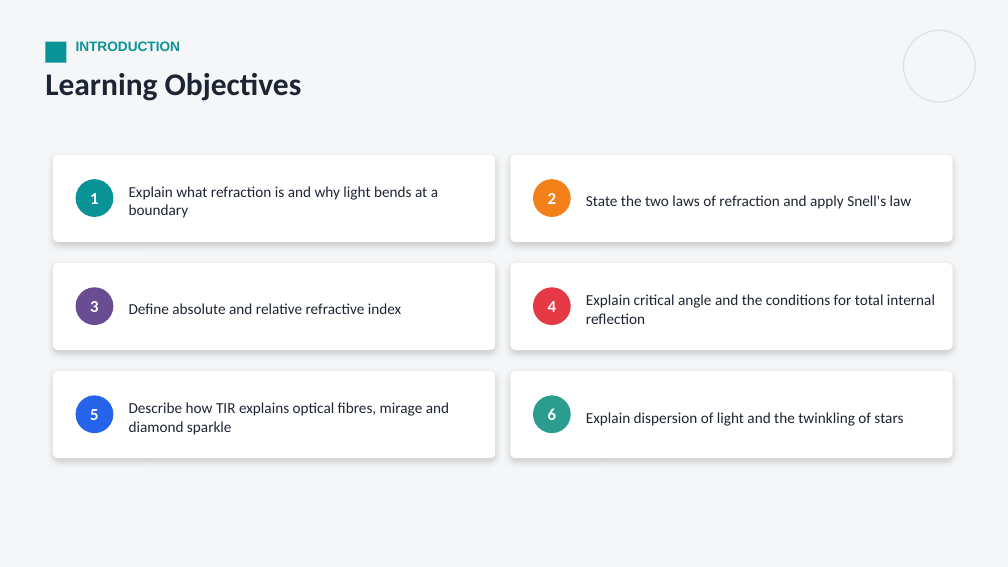
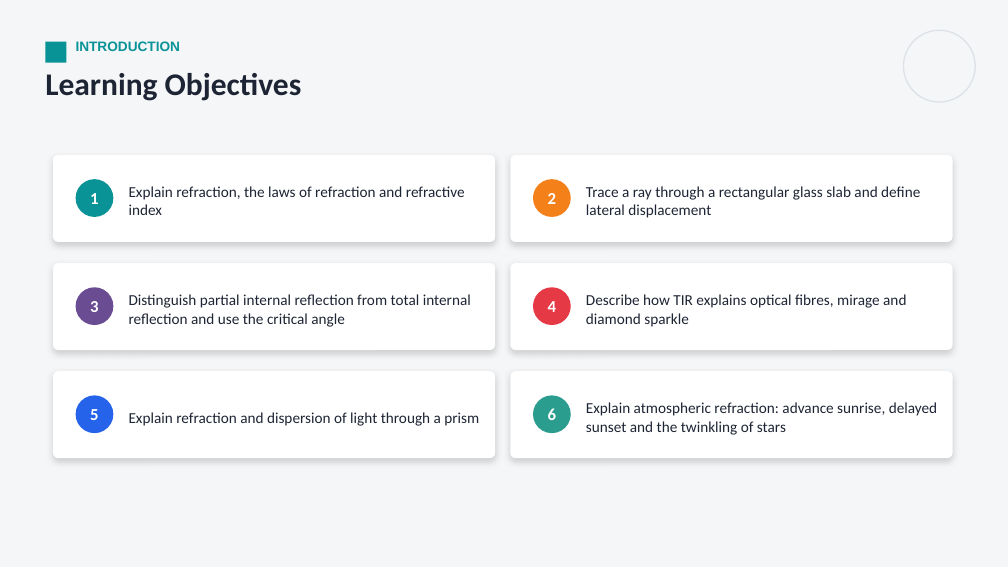
Before and after one commit to parmeshwars2911/MyFirstAR, a slide deck: slide 2 of ppt/MH_Grade10/MH10_S28_Refraction_of_Light.pptx. Drawn at 1008x567 pixels with LibreOffice and Linux fonts; fonts in the diff are those of the drawing. Boxes give left, top, right and bottom in pixels: in the first picture for what was removed or moved away, otherwise in the second. Text is boxed around its words. In the diff, an @@ line names an element or a change of style, - is before the commit and + after.

```diff
--- a/ppt/MH_Grade10/MH10_S28_Refraction_of_Light.pptx
+++ b/ppt/MH_Grade10/MH10_S28_Refraction_of_Light.pptx
@@ text at bbox=[129, 186, 465, 215]: text changed @@
-Explain what refraction is and why light bends at a boundary
+Explain refraction, the laws of refraction and refractive index
@@ text at bbox=[586, 186, 920, 218]: text changed @@
-State the two laws of refraction and apply Snell's law
+Trace a ray through a rectangular glass slab and define lateral displacement
@@ text at bbox=[129, 294, 471, 327]: text changed @@
-Define absolute and relative refractive index
+Distinguish partial internal reflection from total internal reflection and use the critical angle
@@ text at bbox=[586, 294, 906, 327]: text changed @@
-Explain critical angle and the conditions for total internal reflection
+Describe how TIR explains optical fibres, mirage and diamond sparkle
@@ text at bbox=[129, 412, 479, 426]: text changed @@
-Describe how TIR explains optical fibres, mirage and diamond sparkle
+Explain refraction and dispersion of light through a prism
@@ text at bbox=[586, 402, 937, 435]: text changed @@
-Explain dispersion of light and the twinkling of stars
+Explain atmospheric refraction: advance sunrise, delayed sunset and the twinkling of stars
```
Also in this commit, not shown: 4 other slides changed, 6 slides added, 4 other files.
